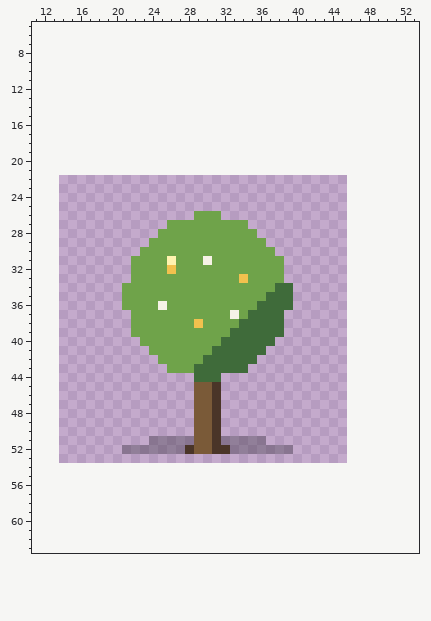
Edited in one commit: pixel-art file (game/pixel-plants/le-chang-han-xiao.aseprite). Above, as it was before the edit.
32x32 pixels, 1 frame. Shown: x 11..53, y 5..63. The old version is drawn lined up with the new one, on the new canvas.
Now the later version:
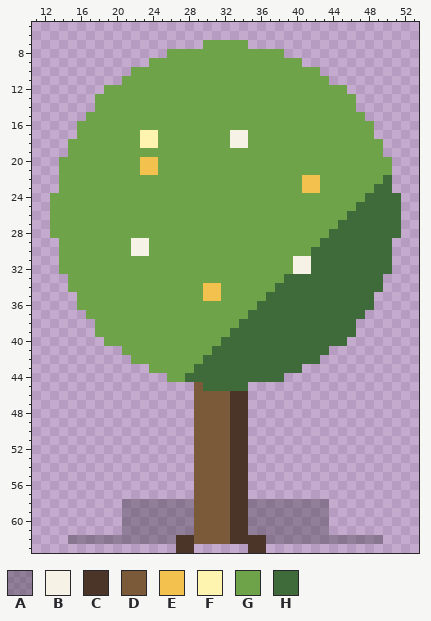
Palette (. is transparent): A #1a1a204c  B #f6f2e6  C #4a3528  D #7a5a38  E #f2c14e  F #fff3b0  G #6fa34a  H #3f6b3a
Diff:
canvas 32x32 -> 64x64, the old top-left corner now at 14,22
Changed rows in their new state; - is an unchanged pixel.
first column x 13:
 7 -----------------GGGGG-----------------
 8 -------------GGGGGGGGGGGGG-------------
 9 -----------GGGGGGGGGGGGGGGGG-----------
10 ---------GGGGGGGGGGGGGGGGGGGGG---------
11 --------GGGGGGGGGGGGGGGGGGGGGGG--------
12 ------GGGGGGGGGGGGGGGGGGGGGGGGGGG------
13 -----GGGGGGGGGGGGGGGGGGGGGGGGGGGGG-----
14 -----GGGGGGGGGGGGGGGGGGGGGGGGGGGGG-----
15 ----GGGGGGGGGGGGGGGGGGGGGGGGGGGGGGG----
16 ---GGGGGGGGGGGGGGGGGGGGGGGGGGGGGGGGG---
17 ---GGGGGGGFFGGGGGGGGBBGGGGGGGGGGGGGG---
18 --GGGGGGGGFFGGGGGGGGBBGGGGGGGGGGGGGGG--
19 --GGGGGGGGGGGGGGGGGGGGGGGGGGGGGGGGGGG--
20 -GGGGGGGGGEEGGGGGGGGGGGGGGGGGGGGGGGGGG-
21 -GGGGGGGGGEEGGGGGGGGGGGGGGGGGGGGGGGGGG-
22 -GGGGGGGGGGGGGGGGGGGGGGGGGGGEEGGGGGGGH-
23 -GGGGGGGGGGGGGGGGGGGGGGGGGGGEEGGGGGGHH-
24 GGGGGGGGGGGGGGGGGGGGGGGGGGGGGGGGGGGHHHH
25 GGGGGGGGGGGGGGGGGGGGGGGGGGGGGGGGGGHHHHH
26 GGGGGGGGGGGGGGGG---GGGGGGGGGGGGGGHHHHHH
27 GGGGGGGGGGGGG---------GGGGGGGGGGHHHHHHH
28 GGGGGGGGGGGG-----------GGGGGGGGHHHHHHHH
29 -GGGGGGGGBB-------------GGGGGGHHHHHHHH-
30 -GGGGGGGGBB--------------GGGGHHHHHHHHH-
31 -GGGGGGGG----G---G--------GBBHHHHHHHHH-
32 -GGGGGGGG----G------------GBBHHHHHHHHH-
33 --GGGGGGG------------G----HHHHHHHHHHH--
34 --GGGGGG---------EE--------HHHHHHHHHH--
35 ---GGGGG---------EE--------HHHHHHHHH---
36 ---GGGGG----G--------------HHHHHHHHH---
37 ----GGGGG-----------G-----HHHHHHHHH----
38 -----GGGG-------G---------HHHHHHHH-----
39 -----GGGG-----------------HHHHHHHH-----
40 ------GGGG---------------HHHHHHHH------
41 --------GGG-------------HHHHHHH--------
42 ---------GGG-----------HHHHHHH---------
43 -----------GG---------HHHHHH-----------
44 -------------GGH---HHHHHHH-------------
45 -----------------HHHHH-----------------
46 ------------------DDCC-----------------
47 ------------------DDCC-----------------
48 ------------------DDCC-----------------
49 ------------------DDCC-----------------
50 ------------------DDCC-----------------
51 -----------.....--DDCC..---------------
52 --------........--DDCC.....------------
53 ----------------DDDDCC-----------------
54 ----------------DDDDCC-----------------
55 ----------------DDDDCC-----------------
56 ----------------DDDDCC-----------------
57 ----------------DDDDCC-----------------
58 --------AAAAAAAADDDDCCAAAAAAAAA--------
59 --------AAAAAAAADDDDCCAAAAAAAAA--------
60 --------AAAAAAAADDDDCCAAAAAAAAA--------
61 --------AAAAAAAADDDDCCAAAAAAAAA--------
62 --AAAAAAAAAAAACCDDDDCCCCAAAAAAAAAAAAA--
63 --------------CC------CC---------------
